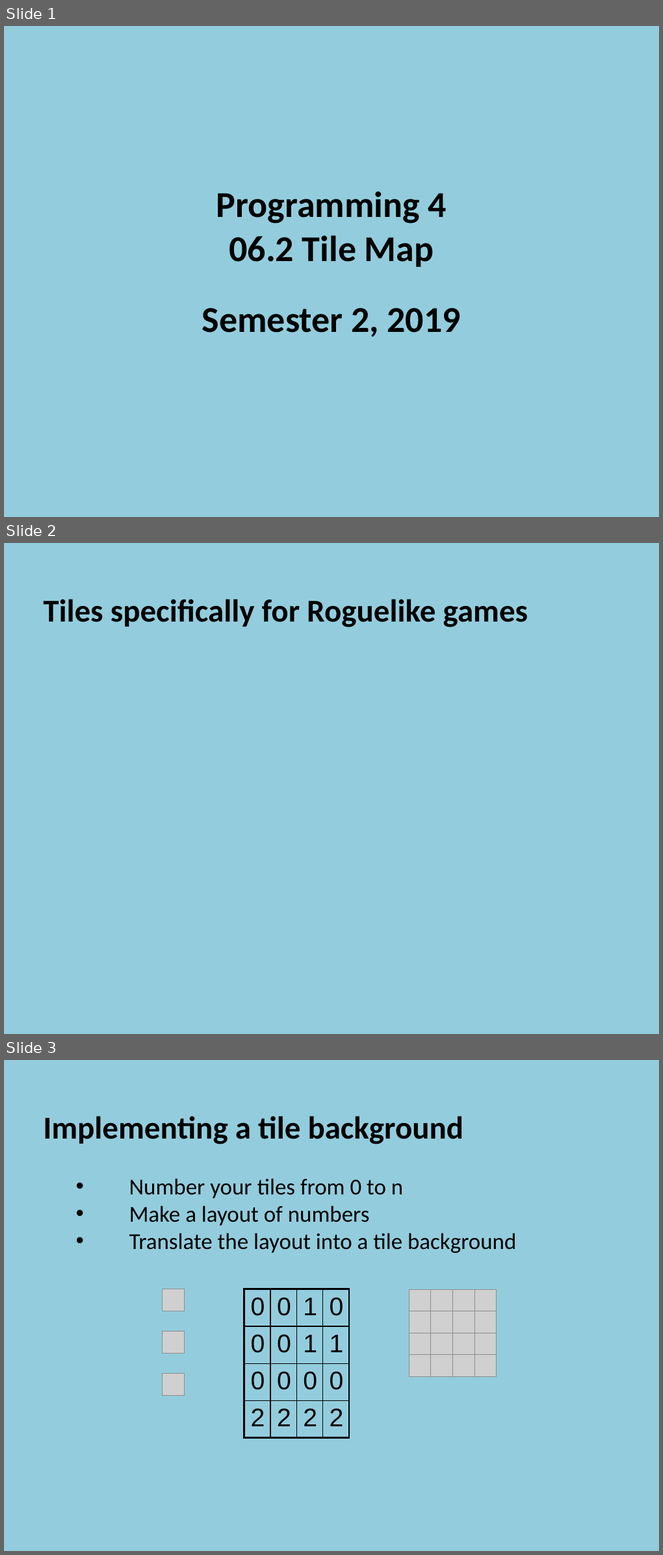
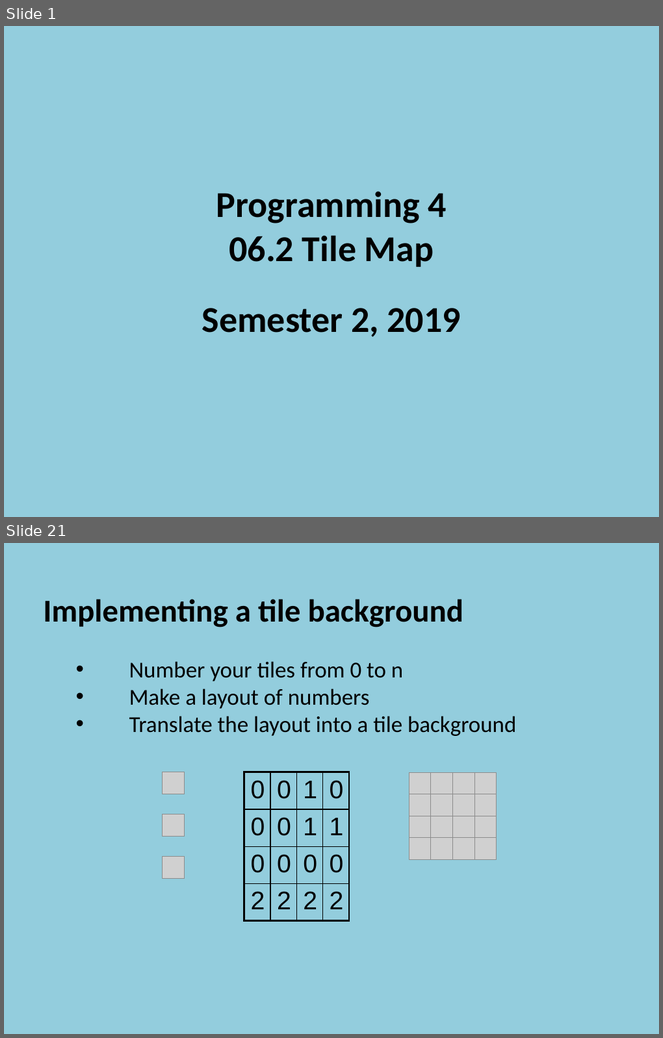
Before and after one commit to szetko/course-materials, a slide deck: Programming 4/06.2 Tile Map/06.2 Tile Map.pptx. Shown one above the other, each under a label of ours: slides 1, 2 and 3 before the commit, slides 1 and 21 after it; the slides between them are not shown. The pictures are 663x1555 and 663x1038 pixels, drawn with LibreOffice and Linux fonts; fonts in the diff are those of the drawing; grey boxes stand for pictures. Boxes give left, top, right and bottom in pixels: in the first picture for what was removed or moved away, otherwise in the second. Text is boxed around its words. In the diff, an @@ line names an element or a change of style, - is before the commit and + after.

```diff
--- a/Programming 4/06.2 Tile Map/06.2 Tile Map.pptx
+++ b/Programming 4/06.2 Tile Map/06.2 Tile Map.pptx
@@ slide 2 removed at (4, 543, 659, 1034), background #93CDDD @@
@@ text removed at (43, 599, 529, 627) @@
-  Tiles specifically for Roguelike games
@@ what was slide 3 is now slide 21 @@
```
Also in this commit, not shown: 1 slide changed, 26 slides added, 8 other files.
